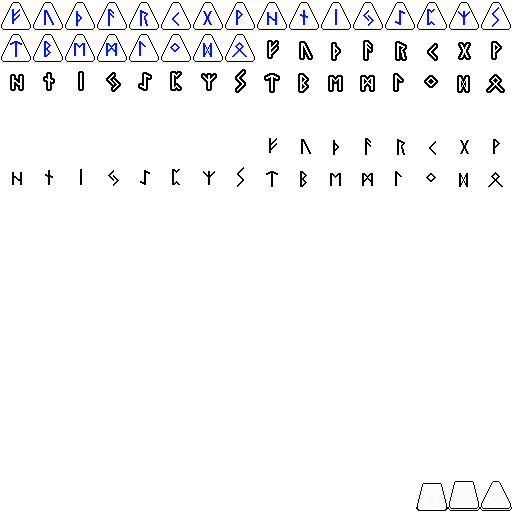
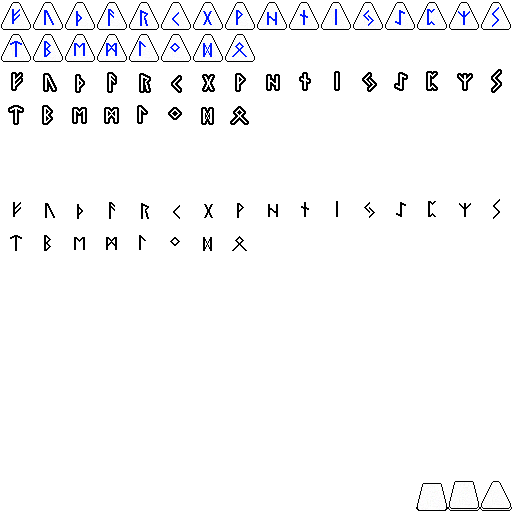
Comparing the layer stacks of the two 512x512 images. Changes:
painted on "letter" over [8, 40, 505, 251]
